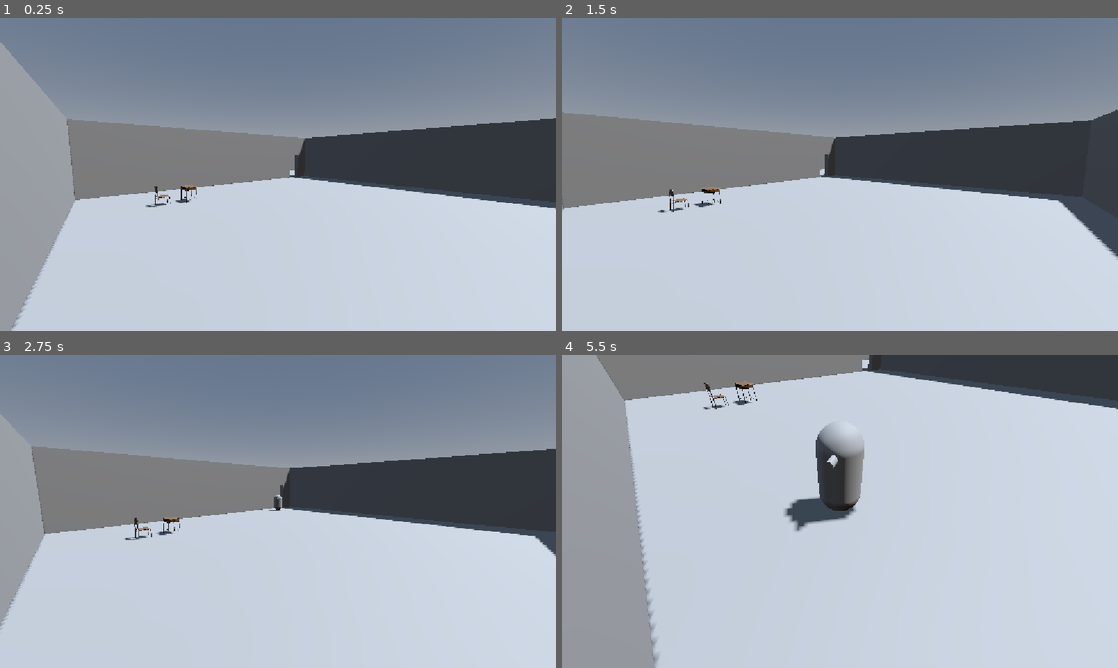
Above: before the commit, frames 1-4 (two rows, left to right).
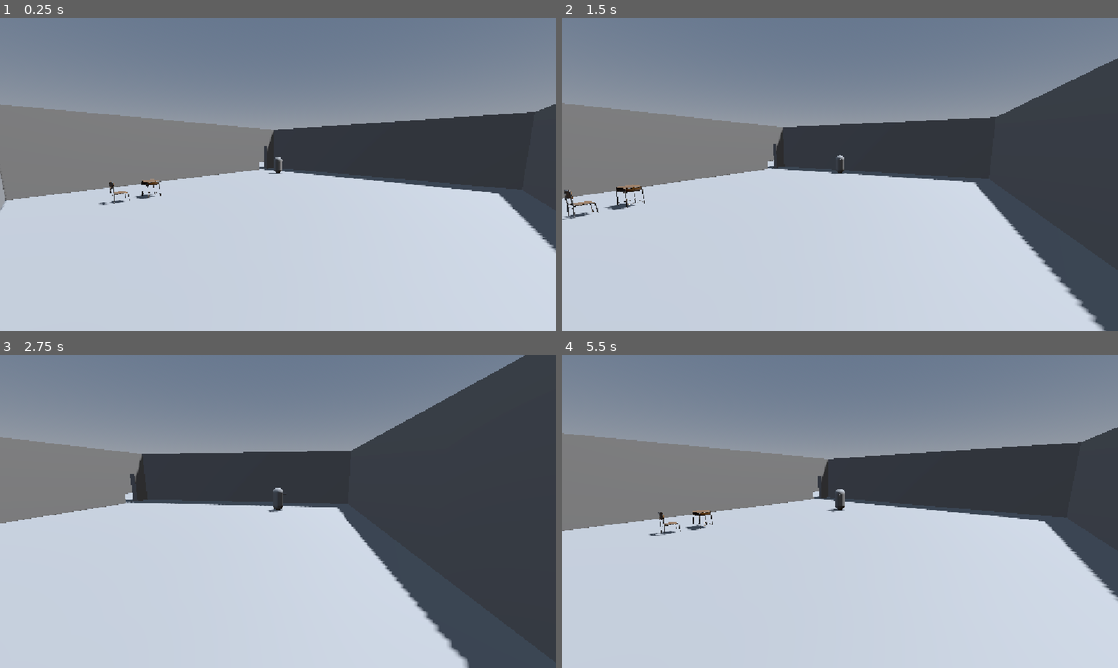
Above: after the commit, the same moments.

Repository: frankie11101/blood-moon
Game: Godot game, scene res://main.tscn
Same seed, same stepped clock (60 frames per second), same inputs: the game is played once before the commit and once after it.
Inputs:
- Up to frame 1 (0.25 s): no input
- Up to frame 2 (1.5 s): tap Enter (ui_accept) at 0.5, 0.77 s; hold Right (ui_right) 0.53-1.28 s; hold E (interact) 0.53-1.28 s; hold Down (ui_down) from 1.28 s (still down); tap E (interact) at 1.35 s
- Up to frame 3 (2.75 s): tap Enter (ui_accept) at 1.52 s; release Down (ui_down) at 2.03 s; hold Right (ui_right) from 2.03 s (still down); hold E (interact) from 2.03 s (still down)
- Up to frame 4 (5.5 s): release Right (ui_right) at 2.78 s; release E (interact) at 2.78 s; hold Up (ui_up) 2.78-3.53 s; tap E (interact) at 2.85, 4.35 s; tap Enter (ui_accept) at 3.02, 3.77, 4.52 s; hold E (interact) 3.53-4.28 s; hold Left (ui_left) 3.53-5.03 s; hold Down (ui_down) from 5.03 s (still down); hold E (interact) from 5.03 s (still down)

The runs differ from the first frame. In frame 1, 13% of the frame differs, in the area x 0-100%, y 7-100%; in frame 2, 13%; in frame 3, 30%; in frame 4, 55%, in the area x 0-100%, y 0-100%.

Commit message:
east wing rooms corridor cameras

Diff:
--- a/main.tscn
+++ b/main.tscn
@@ -11,6 +11,11 @@
 [ext_resource type="Script" uid="uid://bgsmrd2pb74cq" path="res://scripts/cameras/classroom_camera_11a.gd" id="9_4c57u"]
 [ext_resource type="Script" uid="uid://d1cp11gbkoc0h" path="res://scripts/cameras/classroom_camera_12a.gd" id="9_kek77"]
 [ext_resource type="Script" uid="uid://c66f67ophn4jo" path="res://scripts/cameras/corridor_c_camera_a.gd" id="11_efxa6"]
+[ext_resource type="Script" uid="uid://cvphacxpgblyr" path="res://scripts/cameras/classroom_camera_ew_1.gd" id="12_dg77c"]
+[ext_resource type="Script" uid="uid://d0erki6twvdlr" path="res://scripts/cameras/classroom_camera_ew_2.gd" id="13_ycdy4"]
+[ext_resource type="Script" uid="uid://h0jth5ygs4yf" path="res://scripts/cameras/classroom_camera_ew_3.gd" id="14_w48qg"]
+[ext_resource type="Script" uid="uid://c83dk5q1ccik2" path="res://scripts/cameras/classroom_camera_ew_4.gd" id="15_vivmo"]
+[ext_resource type="Script" uid="uid://bcw66vfgkb3s1" path="res://scripts/cameras/corridor_c_camera_b.gd" id="16_2cqfq"]
 
 [sub_resource type="ProceduralSkyMaterial" id="ProceduralSkyMaterial_ig7tw"]
 sky_horizon_color = Color(0.66224277, 0.6717428, 0.6867428, 1)
@@ -55,6 +60,27 @@
 [sub_resource type="BoxShape3D" id="BoxShape3D_k31rq"]
 size = Vector3(7.3, 0.3, 5.9)
 
+[sub_resource type="BoxShape3D" id="BoxShape3D_h4t55"]
+size = Vector3(1.0327759, 2.074707, 0.55029297)
+
+[sub_resource type="BoxShape3D" id="BoxShape3D_w7mgy"]
+size = Vector3(1.1526184, 2.2607422, 0.16519165)
+
+[sub_resource type="BoxShape3D" id="BoxShape3D_dg77c"]
+size = Vector3(0.25012207, 2.2607422, 1.237915)
+
+[sub_resource type="BoxShape3D" id="BoxShape3D_ycdy4"]
+size = Vector3(0.25012207, 2.2607422, 1.237915)
+
+[sub_resource type="BoxShape3D" id="BoxShape3D_ydnqi"]
+size = Vector3(2.5229797, 0.38671875, 5.751953)
+
+[sub_resource type="BoxShape3D" id="BoxShape3D_10eym"]
+size = Vector3(9.833374, 1, 5.701599)
+
+[sub_resource type="BoxShape3D" id="BoxShape3D_cd40g"]
+size = Vector3(7.7810364, 1, 5.751648)
+
 [node name="Main" type="Node3D" unique_id=2115158399]
 script = ExtResource("1_1bvp3")
 
@@ -66,7 +92,7 @@
 shadow_enabled = true
 
 [node name="CharacterBody3D" type="CharacterBody3D" parent="." unique_id=626395670]
-transform = Transform3D(1, 0, 0, 0, 1, 0, 0, 0, 1, -0.90101624, 0, -24.150837)
+transform = Transform3D(1, 0, 0, 0, 1, 0, 0, 0, 1, 5.3214884, 0, -21.684298)
 collision_mask = 3
 script = ExtResource("1_ig7tw")
 
@@ -917,7 +943,7 @@
 size = Vector3(15.973633, 3.5, 0.35)
 
 [node name="CSGBox3D" type="CSGBox3D" parent="CSGCombiner3D/ClassRoom17/CSGBox3D4" unique_id=634716700]
-transform = Transform3D(1, 0, 0, 0, 1, 0, 0, 0, 1, -6.4, -0.76666737, -0.092383385)
+transform = Transform3D(1, 0, 0, 0, 1, 0, 0, 0, 1, -5.8443584, -0.76666737, -0.09238052)
 operation = 2
 size = Vector3(1, 2, 1)
 
@@ -1075,6 +1101,89 @@
 [node name="CollisionShape3D" type="CollisionShape3D" parent="CorridorC Area A1" unique_id=397626113]
 transform = Transform3D(1, 0, 0, 0, 1, 0, 0, 0, 1, -1.7079347, 0.15, -2.4500008)
 shape = SubResource("BoxShape3D_k31rq")
+
+[node name="Classroom Camera EW1" type="Camera3D" parent="." unique_id=428737977 node_paths=PackedStringArray("player")]
+transform = Transform3D(0.63978076, 0, 0.7685574, 0, 1, 0, -0.7685574, 0, 0.63978076, -4.58963, 2.851328, -50.306473)
+script = ExtResource("12_dg77c")
+player = NodePath("../CharacterBody3D")
+
+[node name="Classroom Area EW1" type="Area3D" parent="." unique_id=1874393342]
+transform = Transform3D(1, 0, 0, 0, 1, 0, 0, 0, 1, -5.0661554, 1.558192, -46.88534)
+
+[node name="CollisionShape3D" type="CollisionShape3D" parent="Classroom Area EW1" unique_id=667591022]
+transform = Transform3D(1, 0, 0, 0, 1, 0, 0, 0, 1, 0.01638794, -0.5373535, 0.22485352)
+shape = SubResource("BoxShape3D_h4t55")
+
+[node name="Classroom Camera EW2" type="Camera3D" parent="." unique_id=2133279236 node_paths=PackedStringArray("player")]
+transform = Transform3D(0.20634013, 0, 0.97848034, 0, 1, 0, -0.97848034, 0, 0.20634013, 11.85463, 2.9699082, -50.043587)
+script = ExtResource("13_ycdy4")
+player = NodePath("../CharacterBody3D")
+
+[node name="Classroom Area EW2" type="Area3D" parent="." unique_id=494734061]
+transform = Transform3D(0.99999994, 0, 0, 0, 1, 0, 0, 0, 0.99999994, 10.858775, 0.25115168, -46.64899)
+
+[node name="CollisionShape3D" type="CollisionShape3D" parent="Classroom Area EW2" unique_id=942608921]
+transform = Transform3D(0.99999243, 0, 0, 0, 1, 0, 0, 0, 0.99999243, -0.02576828, 0.6303711, 0.098854065)
+shape = SubResource("BoxShape3D_w7mgy")
+
+[node name="Classroom Camera EW3" type="Camera3D" parent="." unique_id=95590240 node_paths=PackedStringArray("player")]
+transform = Transform3D(0.20634013, 0, 0.97848034, 0, 1, 0, -0.97848034, 0, 0.20634013, 26.905876, 2.9699082, -50.043587)
+script = ExtResource("14_w48qg")
+player = NodePath("../CharacterBody3D")
+
+[node name="Classroom Area EW3" type="Area3D" parent="." unique_id=1443963106]
+transform = Transform3D(0.0074916333, 0, 0.99997187, 0, 1, 0, -0.99997187, 0, 0.0074916333, 26.287897, 0.25115168, -46.64899)
+
+[node name="CollisionShape3D" type="CollisionShape3D" parent="Classroom Area EW3" unique_id=1075142455]
+transform = Transform3D(1, 0, 0, 0, 1, 0, 0, 0, 1, -0.07619858, 0.6303711, 0.004207611)
+shape = SubResource("BoxShape3D_dg77c")
+
+[node name="Classroom Camera EW4" type="Camera3D" parent="." unique_id=1880309165 node_paths=PackedStringArray("player")]
+transform = Transform3D(0.20634013, 0, 0.97848034, 0, 1, 0, -0.97848034, 0, 0.20634013, 41.847466, 2.9699082, -50.043587)
+script = ExtResource("15_vivmo")
+player = NodePath("../CharacterBody3D")
+
+[node name="Classroom Area EW4" type="Area3D" parent="." unique_id=1090500994]
+transform = Transform3D(0.0074916333, 0, 0.99997187, 0, 1, 0, -0.99997187, 0, 0.0074916333, 41.796314, 0.25115168, -46.64899)
+
+[node name="CollisionShape3D" type="CollisionShape3D" parent="Classroom Area EW4" unique_id=126156723]
+transform = Transform3D(1, 0, 0, 0, 1, 0, 0, 0, 1, -0.07619858, 0.6303711, 0.004207611)
+shape = SubResource("BoxShape3D_ycdy4")
+debug_color = Color(0.9843137, 0, 0.36862746, 1)
+
+[node name="CorridorC Camera B" type="Camera3D" parent="." unique_id=951152395 node_paths=PackedStringArray("player")]
+transform = Transform3D(0.9952397, -9.268891e-09, -0.09745761, 0.020177864, 0.978332, 0.20605679, 0.095345885, -0.20704238, 0.97367483, 32.140766, 2.8820634, -40.659306)
+script = ExtResource("16_2cqfq")
+player = NodePath("../CharacterBody3D")
+
+[node name="CorridorC Area A4" type="Area3D" parent="." unique_id=1774057877]
+transform = Transform3D(1, 0, 0, 0, 1, 0, 0, 0, 1, 41.65715, 0.25115168, -43.203533)
+
+[node name="CollisionShape3D" type="CollisionShape3D" parent="CorridorC Area A4" unique_id=582077860]
+transform = Transform3D(1, 0, 0, 0, 1, 0, 0, 0, 1, 0.21025085, -0.30664063, -0.109375)
+shape = SubResource("BoxShape3D_ydnqi")
+
+[node name="CorridorC Area A3" type="Area3D" parent="." unique_id=1493992894]
+transform = Transform3D(1, 0, 0, 0, 1, 0, 0, 0, 1, 19.796328, 0.25115168, -42.989937)
+
+[node name="CollisionShape3D" type="CollisionShape3D" parent="CorridorC Area A3" unique_id=142778366]
+transform = Transform3D(1, 0, 0, 0, 1, 0, 0, 0, 1, 2.4489136, 0, -0.29916382)
+shape = SubResource("BoxShape3D_10eym")
+debug_color = Color(0, 0.6, 0.69803923, 1)
+
+[node name="CorridorC Area A2" type="Area3D" parent="." unique_id=1026590943]
+transform = Transform3D(1, 0, 0, 0, 1, 0, 0, 0, 1, 16.07266, 0.25115168, -42.989937)
+
+[node name="CollisionShape3D" type="CollisionShape3D" parent="CorridorC Area A2" unique_id=675678819]
+transform = Transform3D(1, 0, 0, 0, 1, 0, 0, 0, 1, -2.7624664, 0, -0.28268433)
+shape = SubResource("BoxShape3D_cd40g")
+debug_color = Color(0.7662124, 0.6074362, 0, 1)
+
+[node name="Cameras" type="Node3D" parent="." unique_id=1728045784]
+
+[node name="EW" type="Node3D" parent="Cameras" unique_id=1152426724]
+
+[node name="Center" type="Node3D" parent="Cameras" unique_id=319727172]
 
 [connection signal="body_entered" from="Classroom Area 12B" to="." method="_on_classroom_area_body_entered"]
 [connection signal="body_entered" from="Corridor Area B2" to="." method="_on_corridor_area_body_entered"]
@@ -1088,3 +1197,10 @@
 [connection signal="body_entered" from="Corridor Area B3" to="." method="_on_corridor_area_b_3_body_entered"]
 [connection signal="body_entered" from="Corridor Area A4" to="." method="_on_corridor_area_a_4_body_entered"]
 [connection signal="body_entered" from="CorridorC Area A1" to="." method="_on_corridor_c_area_a_1_body_entered"]
+[connection signal="body_entered" from="Classroom Area EW1" to="." method="_on_classroom_area_ew_1_body_entered"]
+[connection signal="body_entered" from="Classroom Area EW2" to="." method="_on_classroom_area_ew_2_body_entered"]
+[connection signal="body_entered" from="Classroom Area EW3" to="." method="_on_classroom_area_ew_3_body_entered"]
+[connection signal="body_entered" from="Classroom Area EW4" to="." method="_on_classroom_area_ew_4_body_entered"]
+[connection signal="body_entered" from="CorridorC Area A4" to="." method="_on_corridor_c_area_a_4_body_entered"]
+[connection signal="body_entered" from="CorridorC Area A3" to="." method="_on_corridor_c_area_a_3_body_entered"]
+[connection signal="body_entered" from="CorridorC Area A2" to="." method="_on_corridor_c_area_a_2_body_entered"]
--- /dev/null
+++ b/scripts/cameras/classroom_camera_ew_1.gd
@@ -0,0 +1,10 @@
+extends Camera3D
+
+@export var player: CharacterBody3D
+
+func _ready() -> void:
+	pass # Replace with function body.
+
+func _process(delta: float) -> void:
+	if player:
+		look_at(player.global_position)
--- /dev/null
+++ b/scripts/cameras/classroom_camera_ew_2.gd
@@ -0,0 +1,10 @@
+extends Camera3D
+
+@export var player: CharacterBody3D
+
+func _ready() -> void:
+	pass # Replace with function body.
+
+func _process(delta: float) -> void:
+	if player:
+		look_at(player.global_position)
--- /dev/null
+++ b/scripts/cameras/classroom_camera_ew_3.gd
@@ -0,0 +1,10 @@
+extends Camera3D
+
+@export var player: CharacterBody3D
+
+func _ready() -> void:
+	pass # Replace with function body.
+
+func _process(delta: float) -> void:
+	if player:
+		look_at(player.global_position)
--- /dev/null
+++ b/scripts/cameras/classroom_camera_ew_4.gd
@@ -0,0 +1,10 @@
+extends Camera3D
+
+@export var player: CharacterBody3D
+
+func _ready() -> void:
+	pass # Replace with function body.
+
+func _process(delta: float) -> void:
+	if player:
+		look_at(player.global_position)
--- /dev/null
+++ b/scripts/cameras/corridor_c_camera_b.gd
@@ -0,0 +1,10 @@
+extends Camera3D
+
+@export var player: CharacterBody3D
+
+func _ready() -> void:
+	pass # Replace with function body.
+
+func _process(delta: float) -> void:
+	if player:
+		look_at(player.global_position)
--- a/scripts/main.gd
+++ b/scripts/main.gd
@@ -4,9 +4,14 @@
 @onready var classroom_camera12a: Camera3D = $"Classroom Camera 12A"
 @onready var classroom_camera11b: Camera3D = $"Classroom Camera 11B"
 @onready var classroom_camera11a: Camera3D = $"Classroom Camera 11A"
+@onready var classroom_camera_ew1: Camera3D = $"Classroom Camera EW1"
+@onready var classroom_camera_ew2: Camera3D = $"Classroom Camera EW2"
+@onready var classroom_camera_ew3: Camera3D = $"Classroom Camera EW3"
+@onready var classroom_camera_ew4: Camera3D = $"Classroom Camera EW4"
 @onready var corridorb_camerab: Camera3D = $"CorridorB Camera B"
 @onready var corridorb_cameraa: Camera3D = $"CorridorB Camera A"
 @onready var corridorc_cameraa: Camera3D = $"CorridorC Camera A"
+@onready var corridorc_camerab: Camera3D = $"CorridorC Camera B"
 # Called when the node enters the scene tree for the first time.
 func _ready() -> void:
 	pass # Replace with function body.
@@ -70,3 +75,38 @@
 func _on_corridor_c_area_a_1_body_entered(body: Node3D) -> void:
 	if body is CharacterBody3D:
 		corridorc_cameraa.make_current()
+
+
+func _on_classroom_area_ew_1_body_entered(body: Node3D) -> void:
+	if body is CharacterBody3D:
+		classroom_camera_ew1.make_current()
+
+
+func _on_classroom_area_ew_2_body_entered(body: Node3D) -> void:
+	if body is CharacterBody3D:
+		classroom_camera_ew2.make_current()
+
+
+func _on_classroom_area_ew_3_body_entered(body: Node3D) -> void:
+	if body is CharacterBody3D:
+		classroom_camera_ew3.make_current()
+
+
+func _on_classroom_area_ew_4_body_entered(body: Node3D) -> void:
+	if body is CharacterBody3D:
+		classroom_camera_ew4.make_current()
+
+
+func _on_corridor_c_area_a_4_body_entered(body: Node3D) -> void:
+	if body is CharacterBody3D:
+		corridorc_camerab.make_current()
+
+
+func _on_corridor_c_area_a_3_body_entered(body: Node3D) -> void:
+	if body is CharacterBody3D:
+		corridorc_camerab.make_current()
+
+
+func _on_corridor_c_area_a_2_body_entered(body: Node3D) -> void:
+	if body is CharacterBody3D:
+		corridorc_cameraa.make_current()
Not shown, added: scripts/cameras/classroom_camera_ew_1.gd.uid
Not shown, added: scripts/cameras/classroom_camera_ew_2.gd.uid
Not shown, added: scripts/cameras/classroom_camera_ew_3.gd.uid
Not shown, added: scripts/cameras/classroom_camera_ew_4.gd.uid
Not shown, added: scripts/cameras/corridor_c_camera_b.gd.uid
